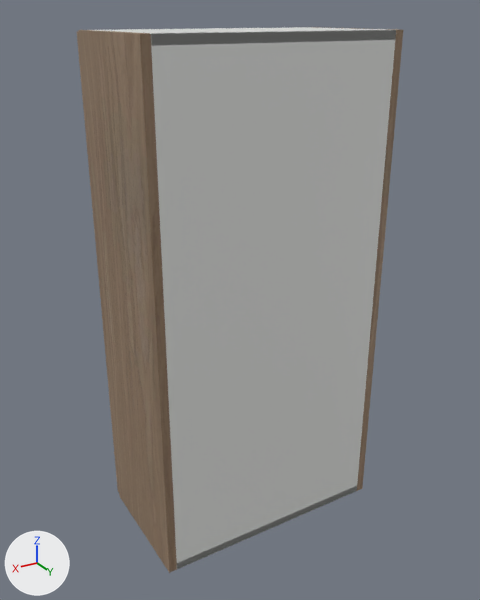
Two versions of the glTF model storefront/public/cabinet-inventory/models/oppein-pb-mnw-w2142.glb, one commit apart.
Before and after are seen from a camera (50 mm lens) standing at (0.958, 1.0, 1.093) and looking at (0.27, -0.147, 0.52). Arrows for +X, +Y and +Z are at lower left; the lights stay in place. The older version comes first. Where no turn or scale is listed for an object, it has been applied to the vertices.

The first picture shows 'Cabinet back', 'Cabinet bottom', 'Cabinet side', 'Cabinet side.001', 'Cabinet top', 'Door'.
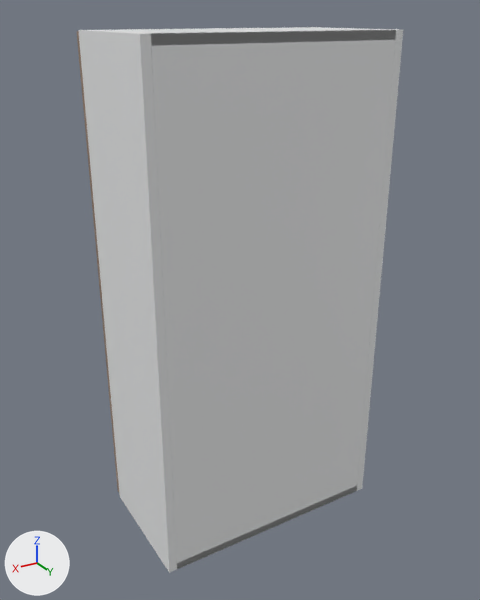
Where the change shows, as pixel boxes [x1, y1, x2, y2] in the pictures (480 x 600 px):
'Cabinet side.001', recoloured (brown to white)
    both: [78, 30, 177, 573]
'Cabinet side', recoloured
    both: [311, 27, 403, 491]

The edits, one by one:
Material 'White cabinet carcass' (mat_white_cabinet_carcass) is new.
Its base color is (0.82, 0.83, 0.835) (white #eaebec).
Its roughness is 0.48.
me_cube has 56 vertices, 108 faces and spans x -0.009..0.009, y -0.142..0.142, z -0.533..0.533.
me_cube no longer uses material mat_supplier_finish___natural_wood (picture img_oak).
me_cube gains material mat_white_cabinet_carcass (white #eaebec).
me_cube_001 has 56 vertices, 108 faces and spans x -0.009..0.009, y -0.142..0.142, z -0.533..0.533.
me_cube_001 no longer uses material mat_supplier_finish___natural_wood (picture img_oak).
me_cube_001 gains material mat_white_cabinet_carcass (white #eaebec).
